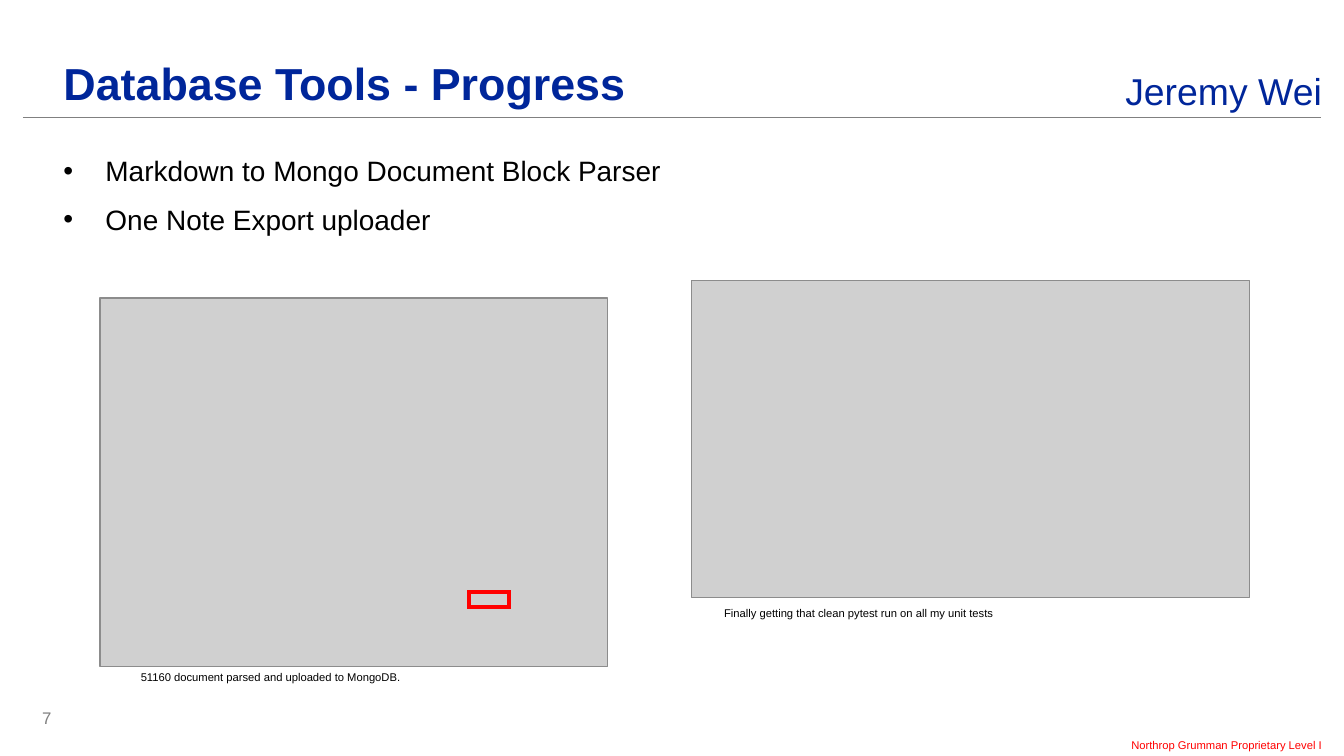
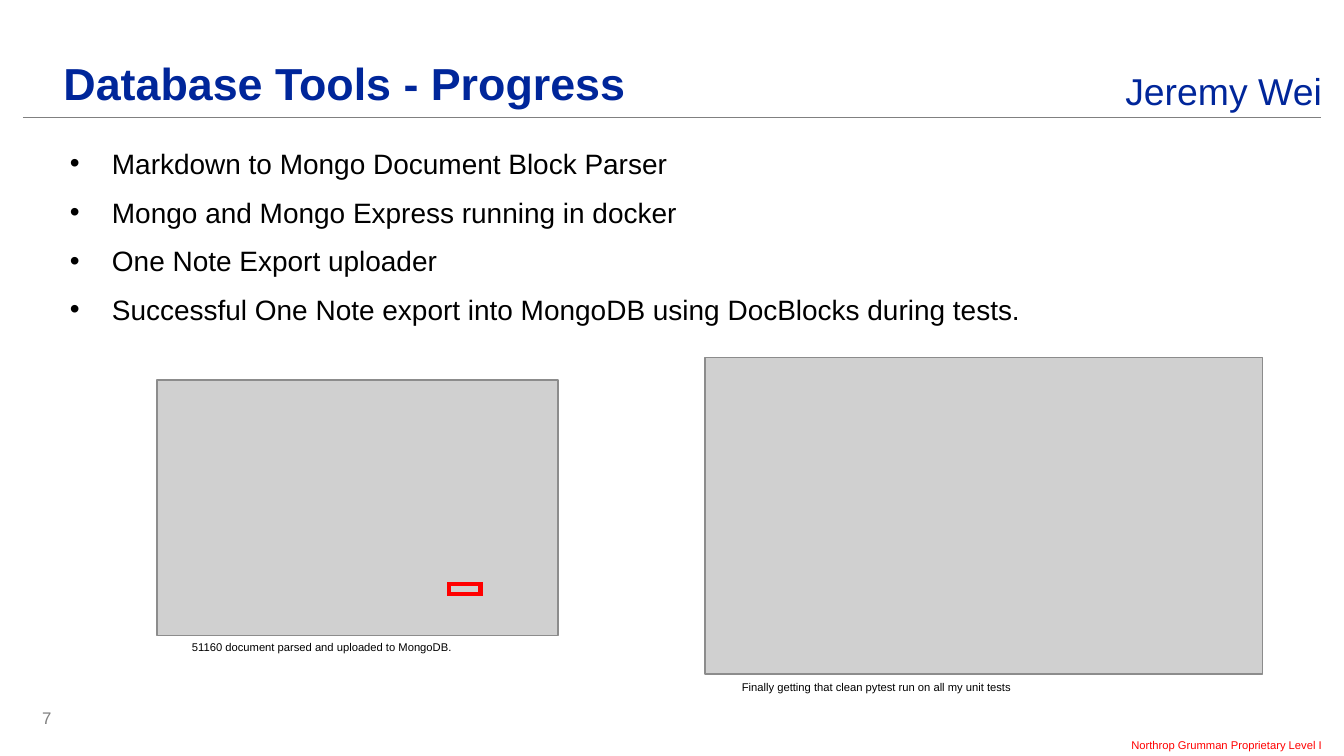
Before and after one commit to cosgroma/database-tools, a slide deck: slide 7 of docs/presentations/Intern_Showcase_Wei.pptx. Drawn at 1344x756 pixels with LibreOffice and Linux fonts; fonts in the diff are those of the drawing; grey boxes stand for pictures; background and template pictures are left out. Boxes give left, top, right and bottom in pixels: in the first picture for what was removed or moved away, otherwise in the second. Text is boxed around its words. In the diff, an @@ line names an element or a change of style, - is before the commit and + after.

```diff
--- a/docs/presentations/Intern_Showcase_Wei.pptx
+++ b/docs/presentations/Intern_Showcase_Wei.pptx
@@ text at [112,202,676,228]: paragraph added @@
+• Mongo and Mongo Express running in docker
@@ text at [112,299,1020,325]: paragraph added @@
+• Successful One Note export into MongoDB using DocBlocks during tests.
@@ picture: place and size @@
-picture at [692,281,1250,598]
+picture at [704,358,1262,675]
@@ picture: place and size @@
-picture at [99,298,607,667]
+picture at [157,380,559,636]
@@ rectangle: place and size @@
-rectangle at [469,593,509,607]
+rectangle at [449,583,481,594]
@@ text "51160 document parsed and uploaded ...": place and size @@
-text "51160 document parsed and uploaded ..." at [141,673,400,684]
+text "51160 document parsed and uploaded ..." at [192,643,451,654]
@@ text "Finally getting that clean pytest ...": place and size @@
-text "Finally getting that clean pytest ..." at [724,609,993,620]
+text "Finally getting that clean pytest ..." at [742,683,1011,694]
```
Also in this commit, not shown: 3 other slides changed, 2 slides added, 2 slides removed.
